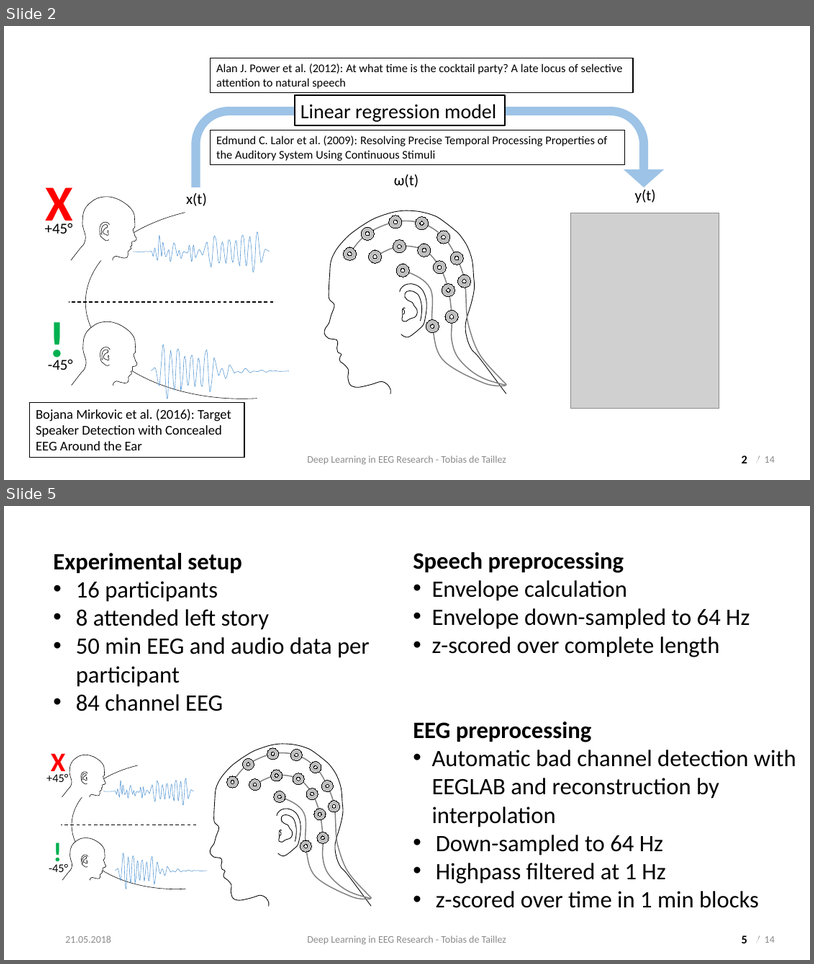
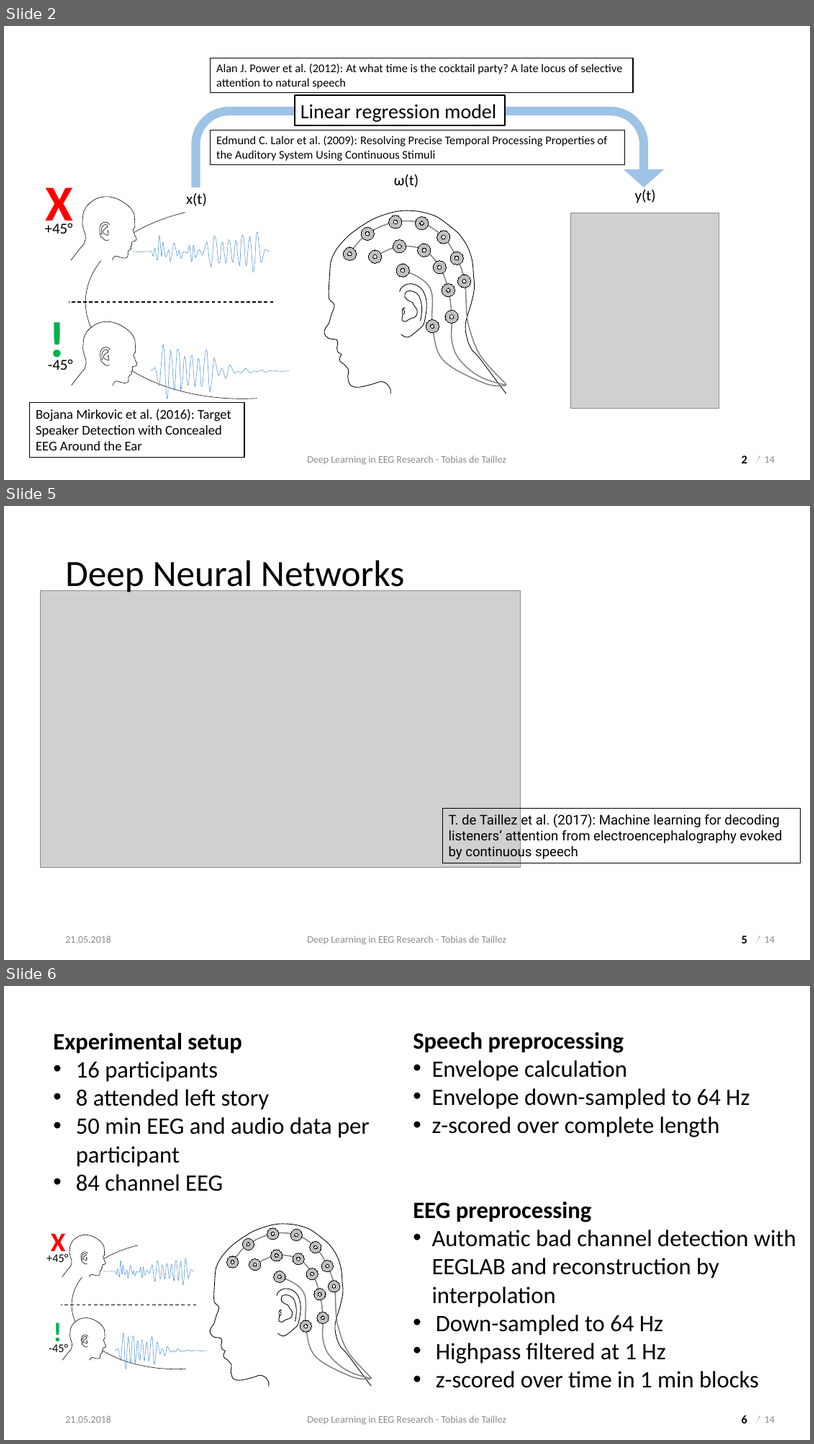
Before and after one commit to tdetaillez/simulate_EEG_from_speech_envelope, a slide deck: Tobias_de_Taillez_EEG_with_DNN.pptx. Shown one above the other, each under a label of ours: slides 2 and 5 before the commit, slides 2, 5 and 6 after it; the slides between them are not shown. The pictures are 814x964 and 814x1444 pixels, drawn with LibreOffice and Linux fonts; fonts in the diff are those of the drawing; grey boxes stand for pictures; background and template pictures are left out. Boxes give left, top, right and bottom in pixels: in the first picture for what was removed or moved away, otherwise in the second. Text is boxed around its words. In the diff, an @@ line names an element or a change of style, - is before the commit and + after.

```diff
--- a/Tobias_de_Taillez_EEG_with_DNN.pptx
+++ b/Tobias_de_Taillez_EEG_with_DNN.pptx
@@ slide 5 added at (4, 506, 810, 960), background #FFFFFF; not listed: 1 template element that a slide beside it also shows @@
@@ title added at (65, 560, 405, 595), 44 pt, text #000000 @@
+Deep Neural Networks
@@ picture added at (40, 591, 521, 867) @@
@@ rectangle added at (442, 808, 801, 863), outline #000000 0.75 pt, 16 pt, text #000000 @@
+T. de Taillez et al. (2017): Machine learning for decoding listeners’ attention from electroencephalography evoked by continuous speech
@@ text added at (65, 935, 111, 942), 12 pt, text #8C8C8C @@
+21.05.2018
@@ text added at (307, 935, 507, 944), 12 pt, text #8C8C8C @@
+Deep Learning in EEG Research - Tobias de Taillez
@@ page number added at (725, 920, 759, 957), fill #FFFFFF at 62% opacity, 14 pt, text #000000, bold @@
+5
@@ what was slide 5 is now slide 6 @@
@@ page number at (742, 1415, 748, 1423): text changed @@
-5
+6
```
Also in this commit, not shown: 5 slides changed, 1 other slide added.
